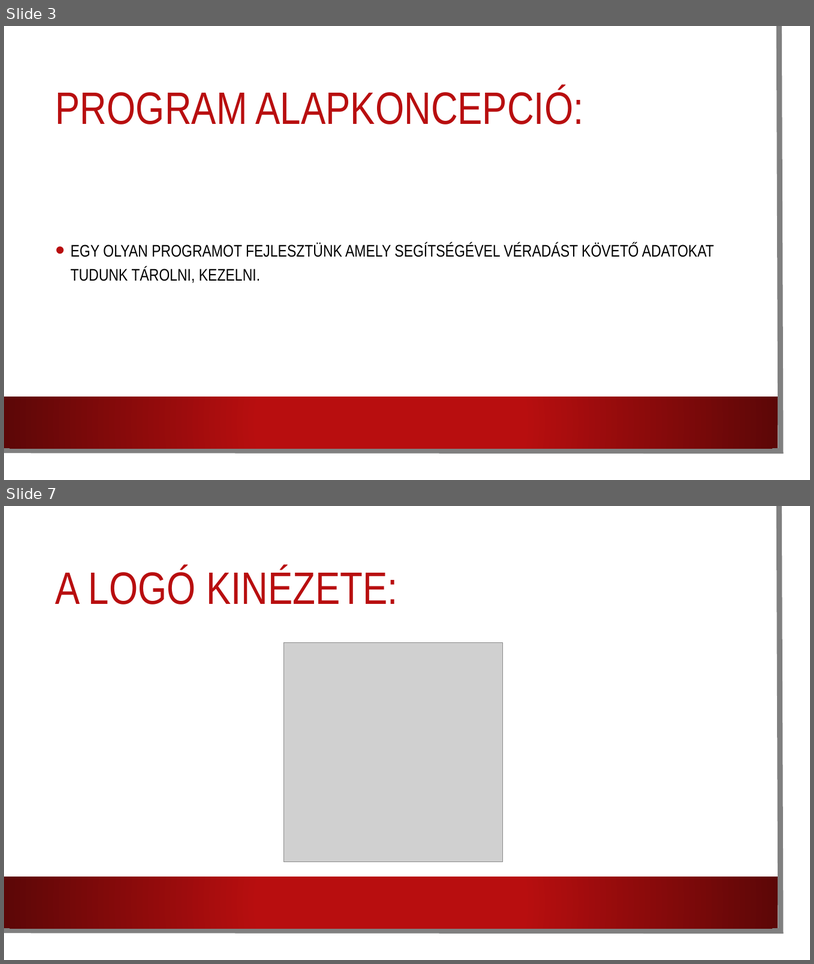
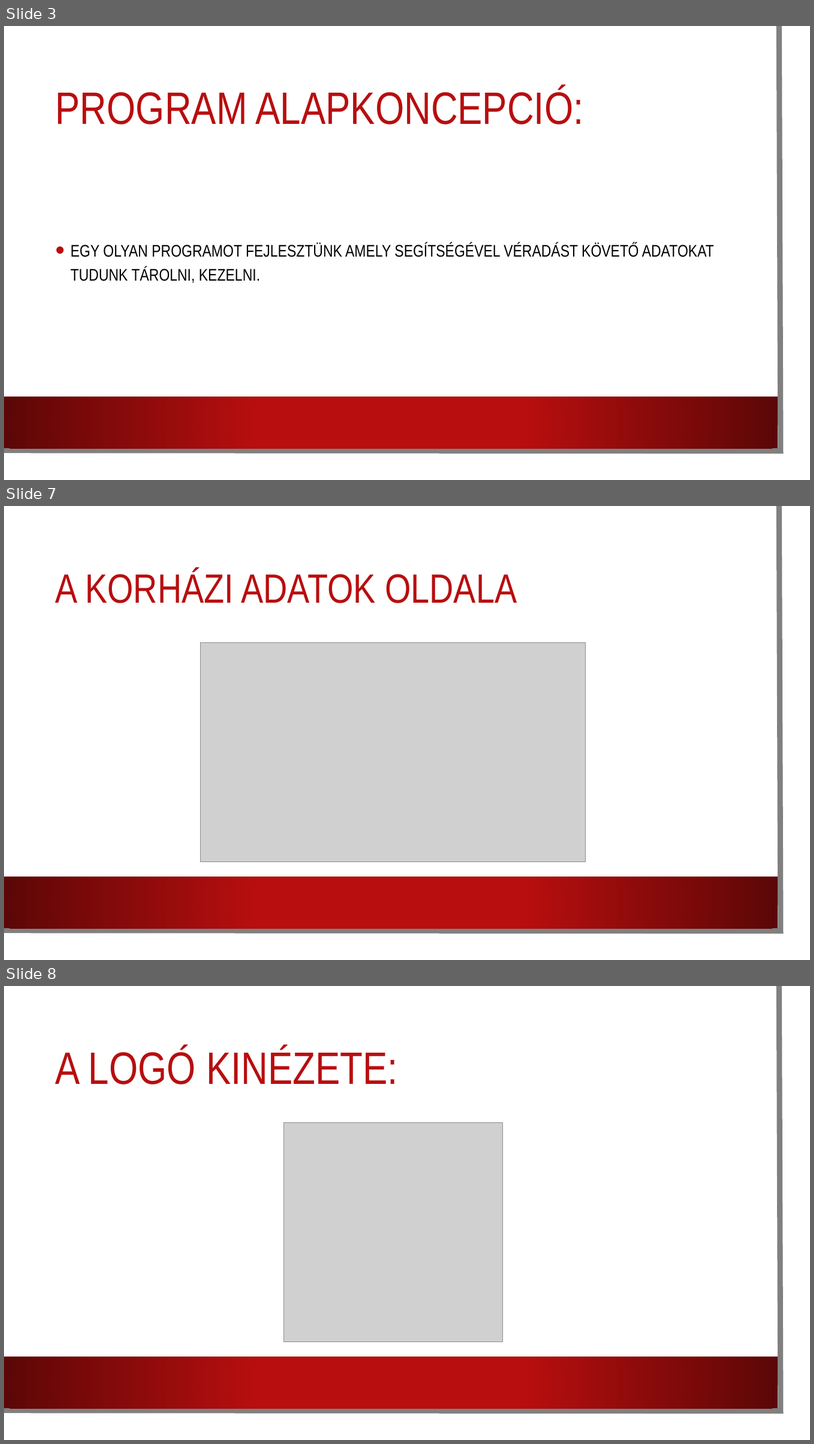
Before and after one commit to Tepertvau/ProjektFeladat, a slide deck: PPT/Véradós-móka.pptx. Shown one above the other, each under a label of ours: slides 3 and 7 before the commit, slides 3, 7 and 8 after it; the slides between them are not shown. The pictures are 814x964 and 814x1444 pixels, drawn with LibreOffice and Linux fonts; fonts in the diff are those of the drawing; grey boxes stand for pictures; background and template pictures are left out. Boxes give left, top, right and bottom in pixels: in the first picture for what was removed or moved away, otherwise in the second. Text is boxed around its words. In the diff, an @@ line names an element or a change of style, - is before the commit and + after.

```diff
--- a/PPT/Véradós-móka.pptx
+++ b/PPT/Véradós-móka.pptx
@@ slide 7 added at (4, 506, 810, 960), background picture (left out); not listed: 3 template elements that a slide beside it also shows @@
@@ title added at (56, 569, 517, 603), 48.6 pt, text #B80E0F @@
+A KORHÁZI ADATOK OLDALA
@@ picture added at (201, 643, 586, 862) @@
@@ what was slide 7 is now slide 8 @@
```
Also in this commit, not shown: 3 other slides added, 1 other file.
